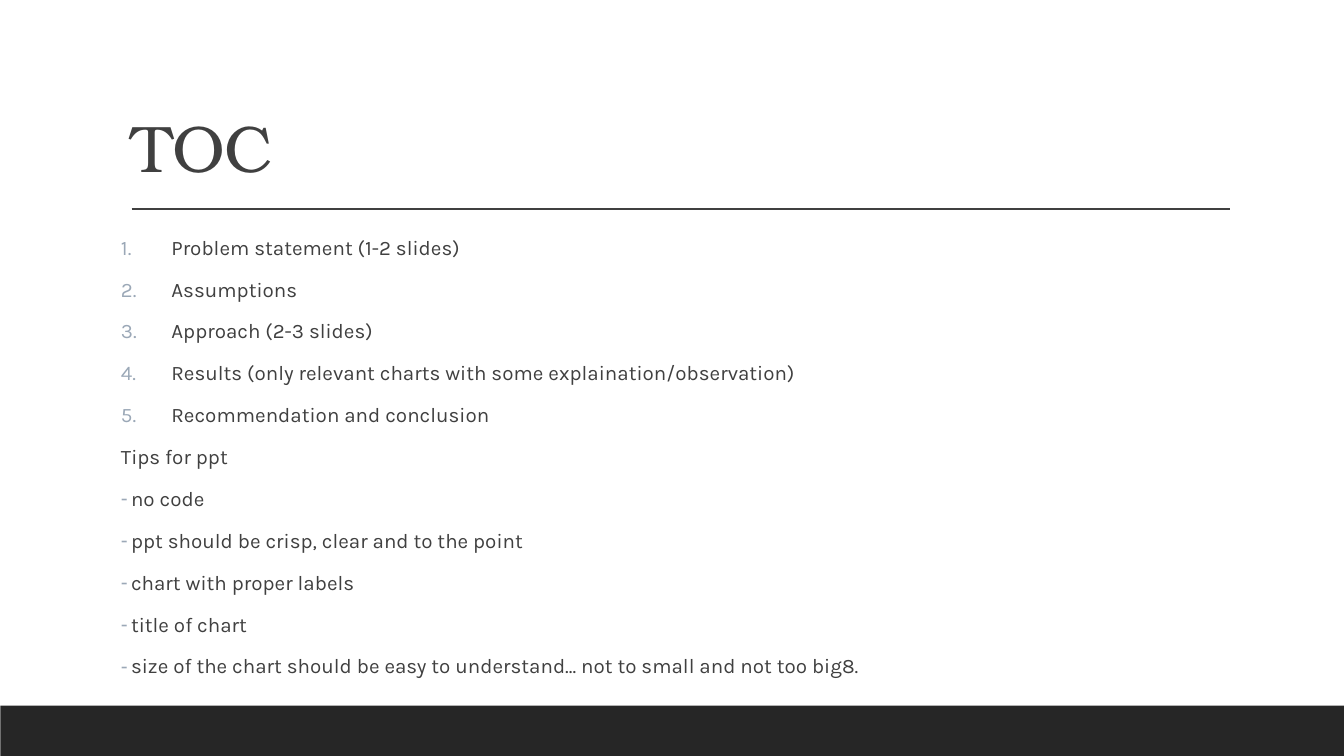
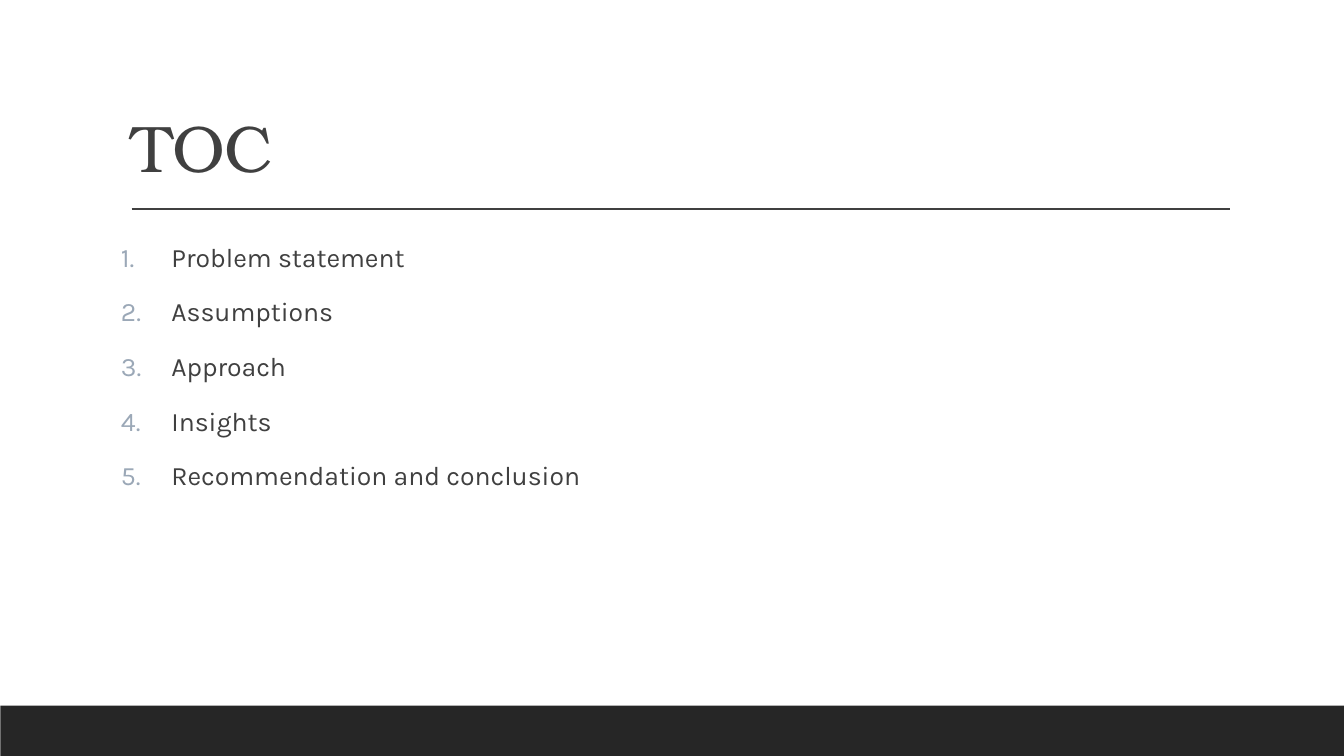
Before and after one commit to vidhyadharpandit/LendingClubCaseStudy, a slide deck: slide 2 of LendingClubCaseStudy-Presentation.pptx. Drawn at 1344x756 pixels with LibreOffice and Linux fonts; fonts in the diff are those of the drawing. Boxes give left, top, right and bottom in pixels: in the first picture for what was removed or moved away, otherwise in the second. Text is boxed around its words. In the diff, an @@ line names an element or a change of style, - is before the commit and + after.

```diff
--- a/LendingClubCaseStudy-Presentation.pptx
+++ b/LendingClubCaseStudy-Presentation.pptx
@@ text at [171,249,405,268]: text changed; size 14.7 to 19 pt @@
-1. Problem statement (1-2 slides)
+1. Problem statement
@@ text at [171,302,580,486]: size 14.7 to 19 pt in "Assumptions", "Recommendation and conclusion"; line spacing 0.9 to 1.1 @@
@@ text at [171,358,286,438]: text changed; size 14.7 to 19 pt @@
-3. Approach (2-3 slides)
-4. Results (only relevant charts with some explaination/observation)
+3. Approach
+4. Insights
@@ text at [121,450,858,678]: paragraphs removed @@
-Tips for ppt
-– no code
-– ppt should be crisp, clear and to the point
-– chart with proper labels
-– title of chart
-– size of the chart should be easy to understand... not to small and not too big8.
```
Also in this commit, not shown: 2 other slides changed, 14 slides added, 2 slides removed, 7 other files.
